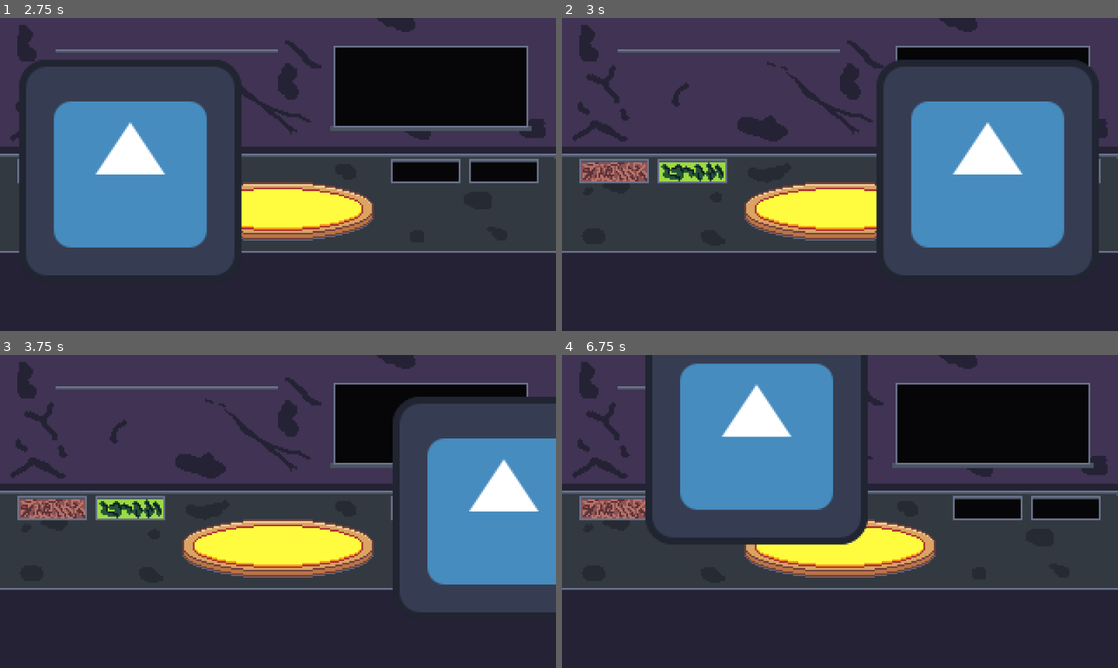
Above: before the commit, frames 1-4 (two rows, left to right).
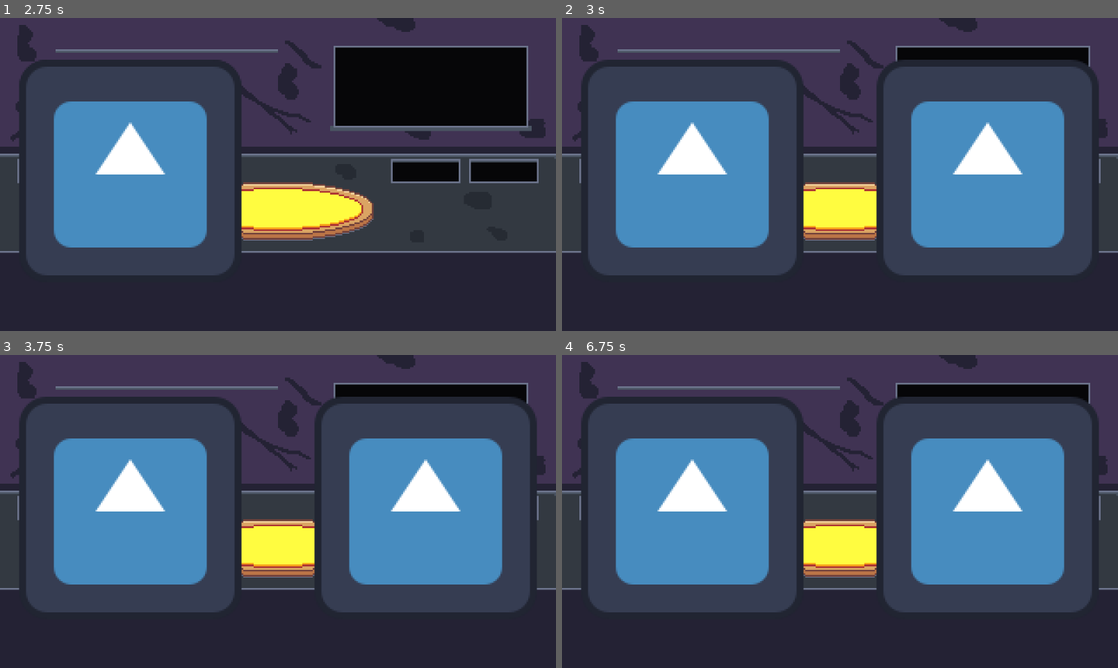
Above: after the commit, the same moments.

Repository: Icarus003/pizza_time
Game: Godot game, scene res://Scenes/main_menu.tscn
The game is run twice, just before and just after one commit, with the same random seed, the same clock (stepped at 60 frames per second) and the same inputs. The engine's default icon, where the game draws it, is replaced by a stand-in: a white triangle on a blue panel in a dark square.
Inputs (mouse positions are in pixels of both pictures, inside the frame that each line leads up to):
- Up to frame 1 (2.75 s): click "Start" at 0.5 s; tap Enter at 1.25 s; move the mouse to (50, 171) at 1.27 s; press the mouse at (50, 171) at 1.28 s; tap Space at 2 s; move the mouse to (127, 171) at 2.02 s; release the mouse at (127, 171) at 2.03 s; click (127, 171) at 2.1 s
- Up to frame 2 (3 s): tap Enter at 2.75 s; move the mouse to (990, 171) at 2.77 s; press the mouse at (990, 171) at 2.78 s
- Up to frame 3 (3.75 s): tap Space at 3.5 s; move the mouse to (505, 508) at 3.52 s; release the mouse at (505, 508) at 3.53 s; click (505, 508) at 3.6 s
- Up to frame 4 (6.75 s): tap Enter at 4.25 s; move the mouse to (1006, 558) at 4.27 s; press the mouse at (1006, 558) at 4.28 s; tap Space at 5 s; move the mouse to (673, 464) at 5.02 s; release the mouse at (673, 464) at 5.03 s; click (673, 464) at 5.1 s; move the mouse to (867, 511) at 5.77 s; press the mouse at (867, 511) at 5.78 s; move the mouse to (756, 433) at 6.52 s; release the mouse at (756, 433) at 6.53 s; click (756, 433) at 6.6 s

Frame 1 is identical in both runs. In frame 2, 19% of the frame differs, in the area x 3-44%, y 13-83%; in frame 3, 37%; in frame 4, 50%, in the area x 3-97%, y 0-83%.
Error in both runs: Invalid assignment of property or key 'global_position' with value of type 'Vector2' on a base object of type 'null instance'. (res://Scripts/topping_bin.gd:7)

Commit message:
Topping now stops moving on second click, does not have gravity yet.

Diff:
--- a/Scripts/toppings.gd
+++ b/Scripts/toppings.gd
@@ -9,6 +9,10 @@
 
 var is_held = true
 
+func _unhandled_input(event: InputEvent):
+	if is_held == true and event.is_action_pressed("action"):
+		is_held = false
+
 func _process(_delta):
 	if is_held == true:
 		global_position = get_global_mouse_position()
Not shown: 2 places in Scenes/main.tscn that only renumber resources
